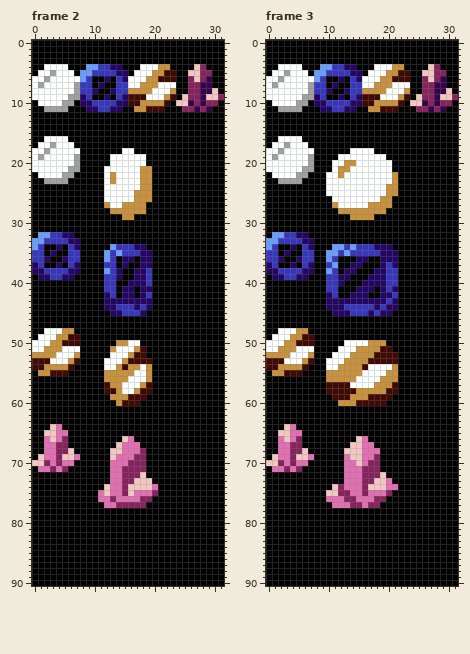
Two states of a pixel-art file, art/concept/elemental_crystals.ase. The picture above was drawn from the file before the commit.
32x91 pixels, 4 frames. Shown: frame 2, frame 3. The commit also changed other frames, which this record leaves out.
Now the later version:
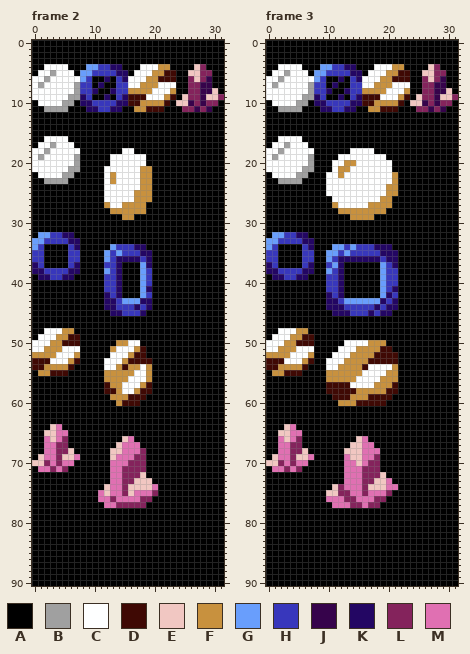
Palette (. is transparent): A #000000  B #a0a0a0  C #feffff  D #3f0904  E #f1c7c2  F #c8913e  G #699efc  H #3837bc  J #36034b  K #230663  L #84235c  M #e070b2
Edits made:
Frame 2:
The edit turns colour K into colour A in row 34 at x 4; in row 35 at x 3; in row 36 at x 2 and 5; in row 37 at x 4 and 15; in rows 38 to 39 at x 17; in row 40 at x 16 to 17.
The edit turns colour K into colour A in rows 41 to 42 at x 15 to 16.
The edit turns colour K into colour G in rows 37 to 42 at x 18; in row 43 at x 15 to 17.
The edit turns colour K into colour H in row 36 at x 18; in row 43 at x 14.
The edit turns colour A into colour K in row 36 at x 14 and 17; in row 37 at x 14; in rows 40 to 42 at x 14.
Frame 3:
The edit turns colour K into colour A in row 34 at x 4; in row 35 at x 3; in row 36 at x 2 and 5; in row 37 at x 4 and 14 to 15; in row 38 at x 13 to 14 and 18; in row 39 at x 13 and 17 to 18.
The edit turns colour K into colour A in row 40 at x 16 to 18; in row 41 at x 15 to 17; in row 42 at x 14 to 16.
The edit turns colour K into colour G in rows 37 to 42 at x 19; in row 43 at x 13 to 18.
The edit turns colour K into colour H in row 36 at x 19; in row 43 at x 12.
The edit turns colour A into colour K in row 36 at x 12 to 14 and 17 to 18; in rows 37 to 38 at x 12; in rows 41 to 42 at x 12.
Changed places in both pictures, as pixel boxes (x1, y1, x2, y2):
changed: (44, 244, 68, 268)
changed: (116, 256, 146, 304)
changed: (278, 244, 302, 268)
changed: (338, 256, 386, 304)
